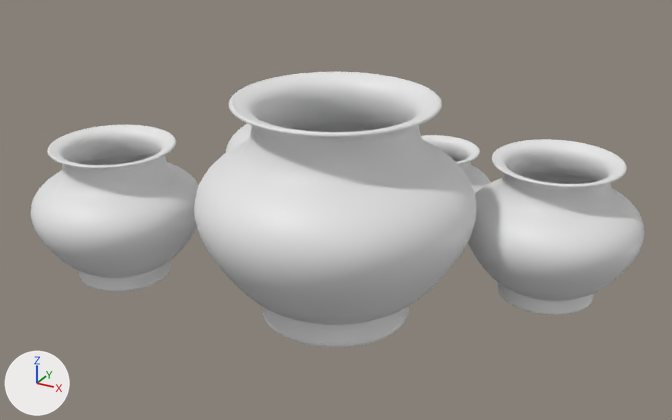
The FBX model Assets/3D Models/LevelModules/Level2/Cenario2/=INDIA=/potes/IndianPots.fbx as it was, and as the next commit left it.
The view is the same before and after, from a 50 mm lens placed at (3.66, -6.75, 4.07), pointed at (-0.03, -0.04, 0.72). Arrows for +X, +Y and +Z are at lower left; the lights stay in place. Vertices at the same position are counted once.
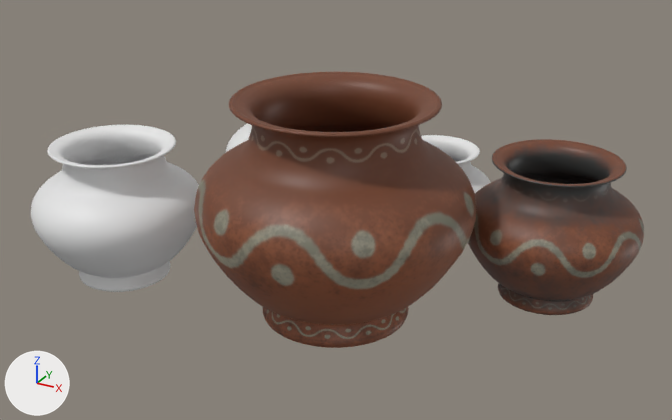
Scene script edits in JSON lines:
```json
{"op": "add", "block": "img_pot5_color_png", "code": ["img_pot5_color_png = load_image('Pot5_color.png', 'Pot5_color.png', 2048, 2048, 'sRGB')"]}
{"op": "add", "block": "img_pot1_color_png", "code": ["img_pot1_color_png = load_image('Pot1_color.png', 'Pot1_color.png', 2048, 2048, 'sRGB')"]}
{"op": "remove", "block": "mat_mi_pot_01a_v2", "code": "mat_mi_pot_01a_v2.base_color = (0.8, 0.8, 0.8)  # white #e7e7e7"}
{"op": "add", "block": "mat_mi_pot_01a_v2", "code": "mat_mi_pot_01a_v2.texture = img_pot1_color_png"}
{"op": "remove", "block": "mat_mi_pot_01a_v1", "code": "mat_mi_pot_01a_v1.base_color = (0.8, 0.8, 0.8)  # white #e7e7e7"}
{"op": "add", "block": "mat_mi_pot_01a_v1", "code": "mat_mi_pot_01a_v1.texture = img_pot5_color_png"}
{"block": "me_object_3", "where": "me_object_3.from_pydata(...)  # 3366 vertices, 6728 faces; spans x -0.91..1.4, y -1.7..0.61, z 0.0..1.92"}
{"block": "me_object_3", "where": "# used by ob_object_10; location = (0.0, 0.0, 0.0)"}
{"block": "me_object_3", "change": "me_object_3 part 1: texture (UV) coordinates of 6728 of 6728 faces, centred in x -0.9..1.4, y -1.7..0.61, z 0.0..1.92, changed; they spanned u 0.01..1.0, v 0.01..1.0 and now span u 0.01..1.0, v 0.01..1.0"}
```

Pixel boxes (x1, y1, x2, y2) of what changed, in the pictures (672 x 420 px):
```json
{"object": "Object_10", "change": "surface changed", "before": [194, 72, 476, 348], "after": [194, 72, 476, 348], "on screen": "white to brown"}
{"object": "Object_12", "change": "surface changed", "before": [468, 139, 644, 315], "after": [468, 139, 644, 315], "on screen": "white to brown"}
```
